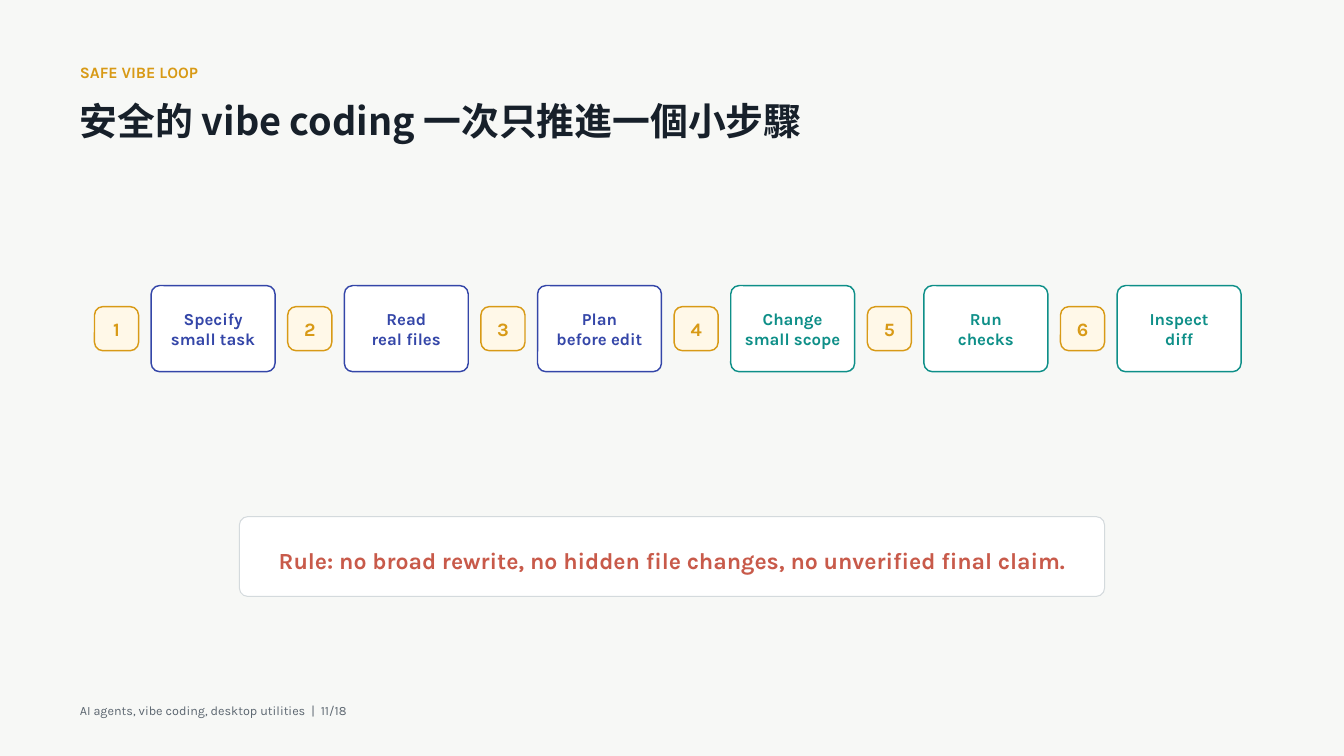
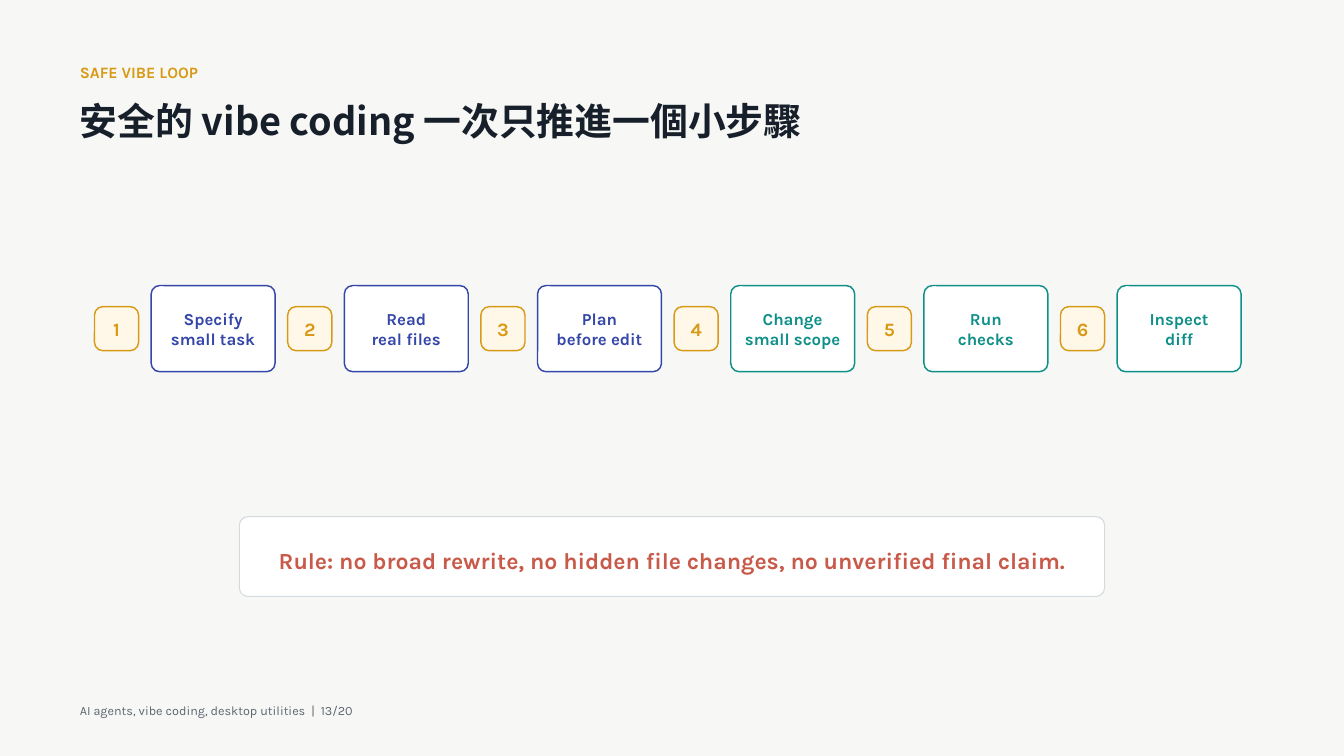
Before and after one commit to godkin1211/LLM_applications_on_BioMedicalData, a slide deck: slide 13 of slides/lesson-02-ai-agents-vibe-coding-desktop-utilities.pptx (slide 11 before the commit). Drawn at 1344x756 pixels with LibreOffice and Linux fonts; fonts in the diff are those of the drawing. Boxes give left, top, right and bottom in pixels: in the first picture for what was removed or moved away, otherwise in the second. Text is boxed around its words. In the diff, an @@ line names an element or a change of style, - is before the commit and + after.

```diff
--- a/slides/lesson-02-ai-agents-vibe-coding-desktop-utilities.pptx
+++ b/slides/lesson-02-ai-agents-vibe-coding-desktop-utilities.pptx
@@ text at (x1=80, y1=706, x2=353, y2=718): text changed @@
-AI agents, vibe coding, desktop utilities | 11/18
+AI agents, vibe coding, desktop utilities | 13/20
```
Also in this commit, not shown: 17 other slides changed, 2 slides added, 1 other file.
